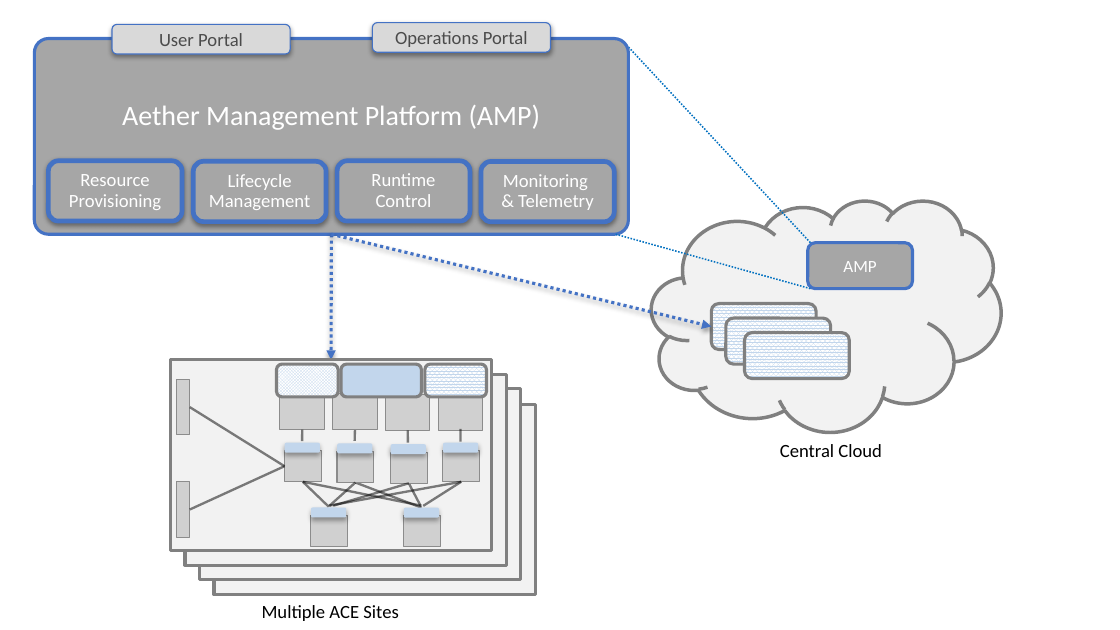
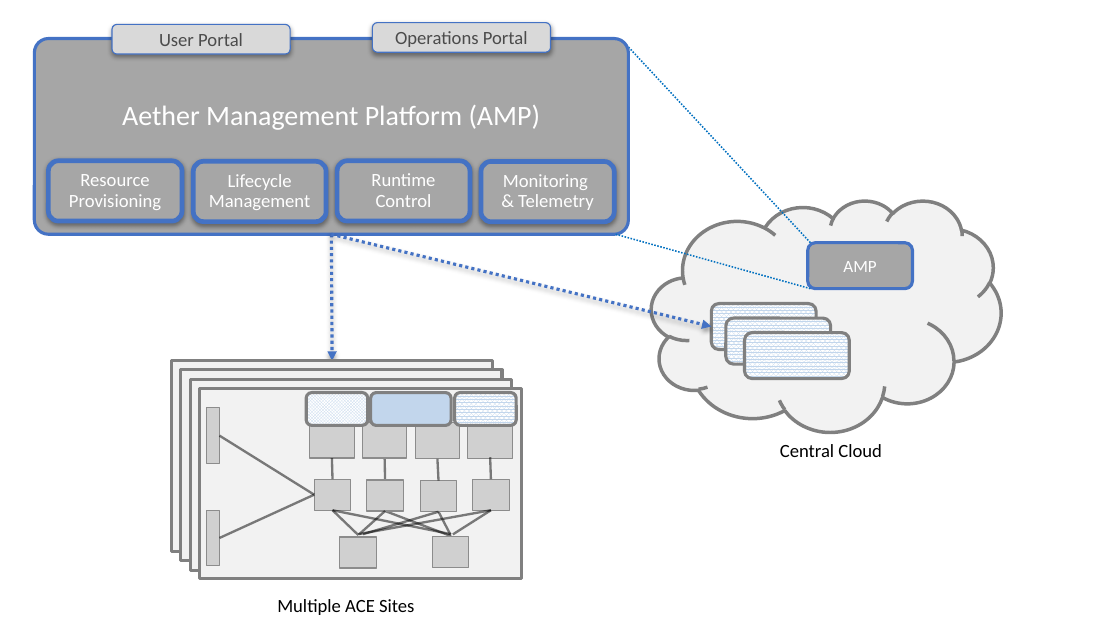
Before and after one commit to SystemsApproach/private5g, a slide deck: slide 7 of figures/ops/figures.pptx (slide 5 before the commit). Drawn at 1120x630 pixels with LibreOffice and Linux fonts; fonts in the diff are those of the drawing; grey boxes stand for pictures. Boxes give left, top, right and bottom in pixels: in the first picture for what was removed or moved away, otherwise in the second. Text is boxed around its words. In the diff, an @@ line names an element or a change of style, - is before the commit and + after.

```diff
--- a/figures/ops/figures.pptx
+++ b/figures/ops/figures.pptx
@@ rectangle: place and size @@
-rectangle at bbox=[214, 404, 535, 595]
+rectangle at bbox=[180, 370, 502, 560]
@@ rectangle: place and size @@
-rectangle at bbox=[185, 375, 506, 566]
+rectangle at bbox=[190, 380, 512, 570]
@@ group removed at bbox=[284, 430, 478, 517]: 6 rounded rectangles, 1 line @@
@@ picture: place and size @@
-picture at bbox=[333, 393, 377, 429]
+picture at bbox=[309, 422, 354, 458]
@@ picture: place and size @@
-picture at bbox=[280, 393, 325, 429]
+picture at bbox=[468, 423, 513, 459]
@@ line moved from (355, 441) - (355, 430) to (333, 479) - (332, 458) @@
@@ line moved from (408, 442) - (408, 430) to (385, 480) - (384, 458) @@
@@ line moved from (460, 441) - (460, 429) to (439, 480) - (438, 459) @@
@@ picture: place and size @@
-picture at bbox=[284, 450, 321, 482]
+picture at bbox=[473, 479, 510, 511]
@@ line added from (491, 479) to (491, 457), #000000 1.5 pt @@
@@ picture: place and size @@
-picture at bbox=[391, 452, 428, 484]
+picture at bbox=[366, 480, 403, 512]
@@ 4 pictures: place and size @@
-4 pictures at bbox=[337, 394, 483, 483]
+4 pictures at bbox=[315, 422, 460, 512]
@@ line moved from (329, 506) - (355, 483) to (358, 535) - (333, 511) @@
@@ line moved from (328, 506) - (461, 482) to (451, 534) - (333, 511) @@
@@ picture: place and size @@
-picture at bbox=[311, 515, 348, 547]
+picture at bbox=[339, 536, 376, 568]
@@ line moved from (421, 506) - (302, 482) to (358, 534) - (491, 511) @@
@@ line moved from (328, 506) - (302, 482) to (360, 534) - (385, 511) @@
@@ picture: place and size @@
-picture at bbox=[403, 515, 440, 547]
+picture at bbox=[432, 536, 469, 568]
@@ 6 lines, 3 rounded rectangles, 2 pictures: place and size @@
-6 lines, 3 rounded rectangles, 2 pictures at bbox=[177, 364, 486, 538]
+6 lines, 3 rounded rectangles, 2 pictures at bbox=[206, 393, 516, 567]
@@ text "Multiple ACE Sites": place and size @@
-text "Multiple ACE Sites" at bbox=[262, 605, 398, 621]
+text "Multiple ACE Sites" at bbox=[277, 599, 414, 615]
```
Also in this commit, not shown: 3 other slides changed, 2 slides added, 1 slide removed, 11 other files.
